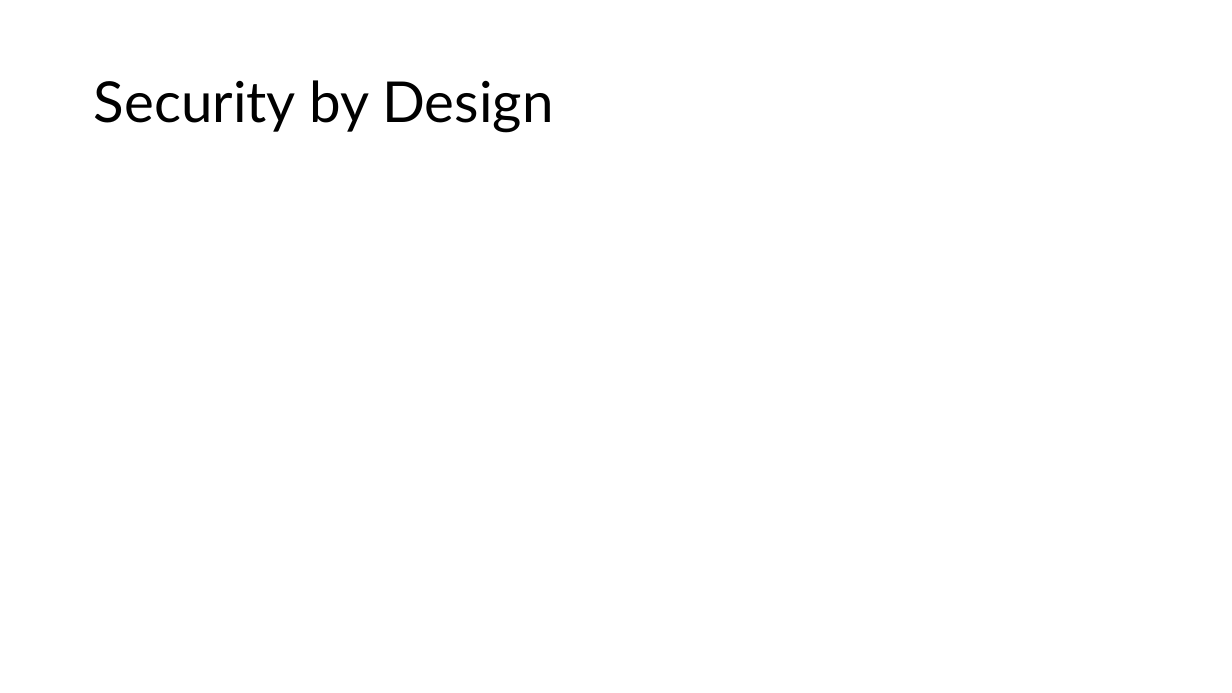
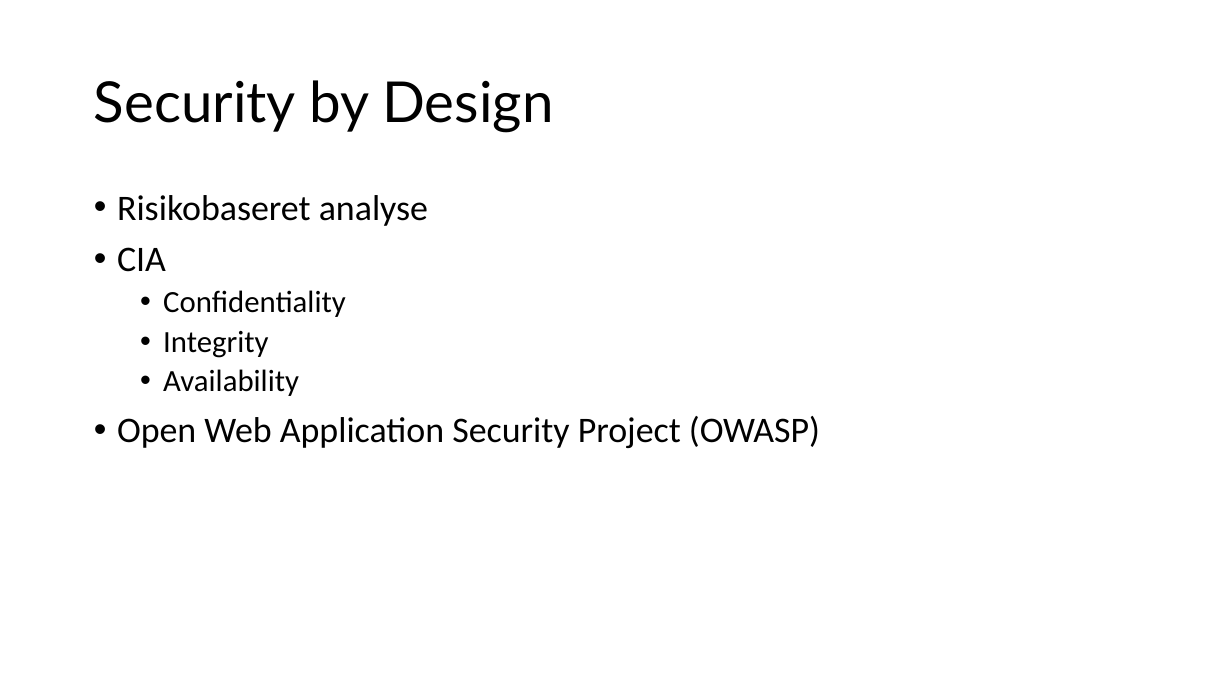
Before and after one commit to Kristiansax/kea-software-security-exam-slides, a slide deck: slide 6 of 10 - Security design og principper for sikkert design.pptx. Drawn at 1232x693 pixels with LibreOffice and Linux fonts; fonts in the diff are those of the drawing. Boxes give left, top, right and bottom in pixels: in the first picture for what was removed or moved away, otherwise in the second. Text is boxed around its words. In the diff, an @@ line names an element or a change of style, - is before the commit and + after.

```diff
--- a/10 - Security design og principper for sikkert design.pptx
+++ b/10 - Security design og principper for sikkert design.pptx
@@ text added at (117,195,820,448), 28 pt, text #000000 @@
+• Risikobaseret analyse
+• CIA
+  • Confidentiality
+  • Integrity
+  • Availability
+• Open Web Application Security Project (OWASP)
```
Also in this commit, not shown: 2 other slides changed, 2 other files.
